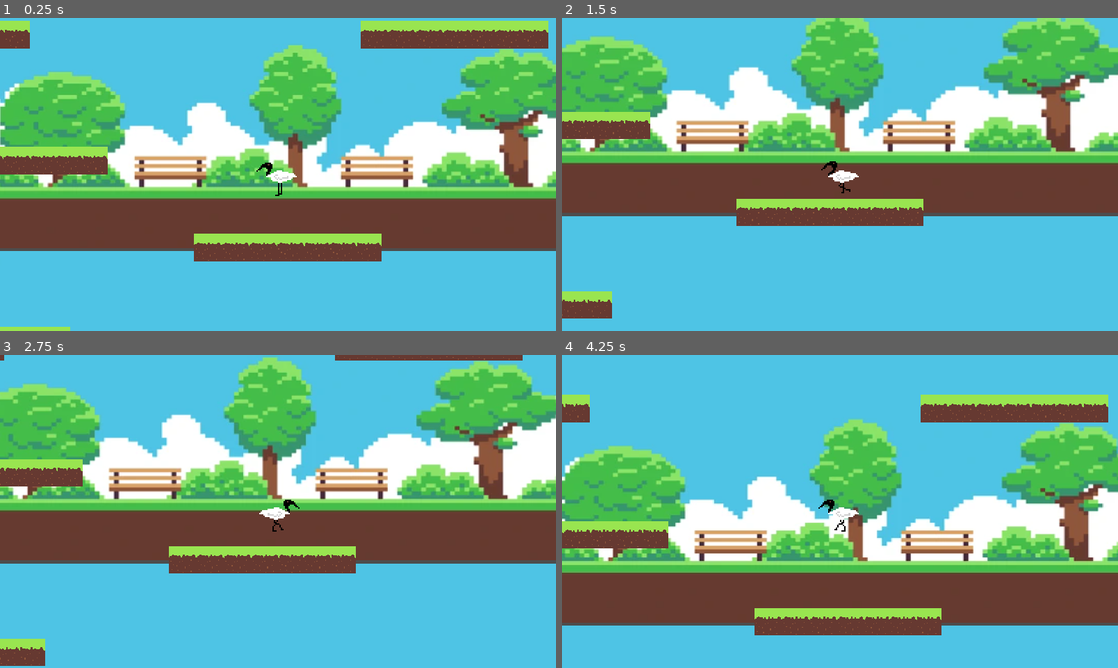
Above: before the commit, frames 1-4 (two rows, left to right).
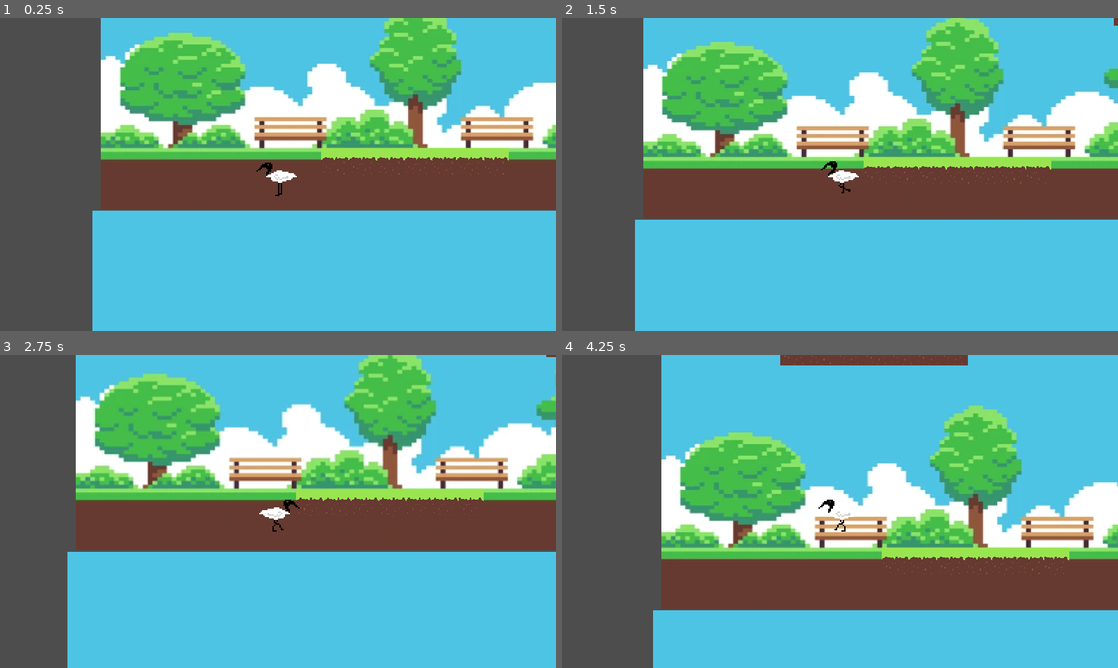
Above: after the commit, the same moments.

Repository: Ibis-Inc/ibis-game
Game: Godot game, scene res://scenes/scene.tscn
Two runs of this game, one before a commit and one after it. Both use one fixed random seed, a clock stepped at 60 frames per second and the inputs below.
Inputs:
- Up to frame 1 (0.25 s): no input
- Up to frame 2 (1.5 s): tap Enter at 0.5 s; hold D (move_right) 0.53-1.28 s; hold A (move_left) from 1.28 s (still down)
- Up to frame 3 (2.75 s): release A (move_left) at 2.03 s; hold D (move_right) from 2.03 s (still down)
- Up to frame 4 (4.25 s): release D (move_right) at 2.78 s; hold Space (move_up) 2.78-3.53 s; hold A (move_left) from 3.53 s (still down)

The runs differ from the first frame. In frame 1, 69% of the frame differs, in the area x 0-100%, y 0-100%; in frame 2, 49%; in frame 3, 52%; in frame 4, 59%.
Error after the commit: Invalid access to property or key 'position' on a base object of type 'null instance'. (res://scripts/scene.gd:12)

Commit message:
Add scene script and update scene configuration with timers and mob spawning logic

Diff:
--- a/scenes/scene.tscn
+++ b/scenes/scene.tscn
@@ -1,6 +1,7 @@
 [gd_scene load_steps=5 format=3 uid="uid://e5x6ynnfxxf8"]
 
 [ext_resource type="Texture2D" uid="uid://doioiuhdx6267" path="res://scenes/ibisbg.png" id="1_cbrgn"]
+[ext_resource type="Script" path="res://scripts/scene.gd" id="1_8nv47"]
 [ext_resource type="Texture2D" uid="uid://c1g41wsvprxb0" path="res://sprites/grasslol.png" id="1_mijyp"]
 [ext_resource type="PackedScene" uid="uid://m4s36qeu0d6x" path="res://scenes/player.tscn" id="2_1x3xg"]
 
@@ -9,6 +10,7 @@
 
 [node name="Node2D" type="Node2D"]
 position = Vector2(62, 3)
+script = ExtResource("1_8nv47")
 
 [node name="StaticBody2D" type="StaticBody2D" parent="."]
 unique_name_in_owner = true
@@ -69,7 +71,7 @@
 texture = ExtResource("1_cbrgn")
 
 [node name="CollisionShape2D" type="CollisionShape2D" parent="StaticBody2D"]
-position = Vector2(578.625, -3.5)
+position = Vector2(79.875, -5)
 shape = SubResource("RectangleShape2D_7xj0g")
 
 [node name="Platform" type="Sprite2D" parent="StaticBody2D"]
@@ -811,4 +813,13 @@
 
 [node name="Ibides" parent="." instance=ExtResource("2_1x3xg")]
 unique_name_in_owner = true
-position = Vector2(572, -57)
+position = Vector2(68, -35)
+
+[node name="MobTimer" type="Timer" parent="."]
+wait_time = 0.5
+
+[node name="ScoreTimer" type="Timer" parent="."]
+
+[node name="StartTimer" type="Timer" parent="."]
+wait_time = 2.0
+one_shot = true
--- /dev/null
+++ b/scripts/scene.gd
@@ -0,0 +1,53 @@
+extends Node
+
+@export var mob_scene: PackedScene
+var score
+
+func game_over():
+	$ScoreTimer.stop()
+	$MobTimer.stop()
+
+func new_game():
+	score = 0
+	$Player.start($StartPosition.position)
+	$StartTimer.start()
+
+
+# Called every frame. 'delta' is the elapsed time since the previous frame.
+func _process(delta: float) -> void:
+	pass
+
+func _on_score_timer_timeout():
+	score += 1
+
+func _on_start_timer_timeout():
+	$MobTimer.start()
+	$ScoreTimer.start()
+
+func _on_mob_timer_timeout():
+	# Create a new instance of the Mob scene.
+	var mob = mob_scene.instantiate()
+
+	# Choose a random location on Path2D.
+	var mob_spawn_location = $MobPath/MobSpawnLocation
+	mob_spawn_location.progress_ratio = randf()
+
+	# Set the mob's direction perpendicular to the path direction.
+	var direction = mob_spawn_location.rotation + PI / 2
+
+	# Set the mob's position to a random location.
+	mob.position = mob_spawn_location.position
+
+	# Add some randomness to the direction.
+	direction += randf_range(-PI / 4, PI / 4)
+	mob.rotation = direction
+
+	# Choose the velocity for the mob.
+	var velocity = Vector2(randf_range(150.0, 250.0), 0.0)
+	mob.linear_velocity = velocity.rotated(direction)
+
+	# Spawn the mob by adding it to the Main scene.
+	add_child(mob)
+
+func _ready():
+	new_game()
